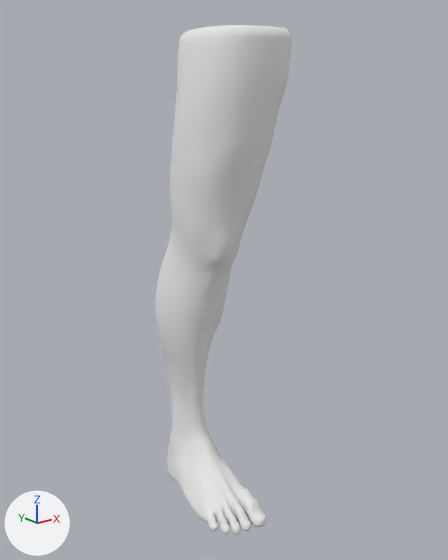
The glTF model frontend/public/models/body_parts/leg_right.glb as it was, and as the next commit left it.
The view is the same before and after, from a 50 mm camera at (-9.61, -10.45, 9.53) aimed at (-1.39, -0.18, 5.42). Lighting does not change. The marker at lower left points along +X, +Y and +Z. The picture after the commit comes second. Where no turn or scale is listed for an object, it has been applied to the vertices.

The first picture shows 'FinalBaseMesh.002'.
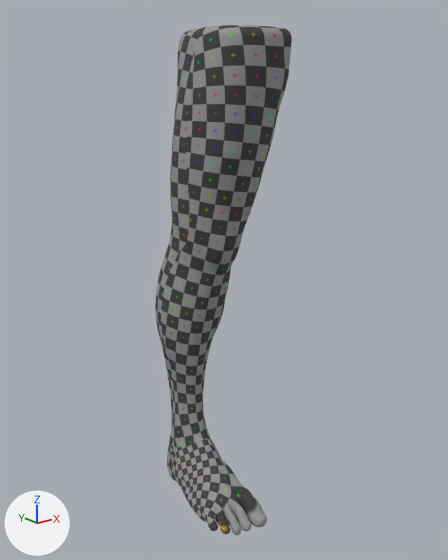
Boxes [x1, y1, x2, y2] around the edits, measured in the pictures (448 x 560 px; the box of a moved part takes in the faces that stretch with it):
'FinalBaseMesh.002', surface changed (white to grey): [155, 25, 292, 535] in both
part 1 of me_finalbasemesh_002, moved or reshaped: [180, 474, 240, 519] in both

The change, as a list of edits to the scene's bpy script:
```text
Add img_untitled:
    img_untitled = load_image('Untitled', '_unpacked/Untitled', 1024, 1024, 'sRGB')
Change mat_default:
    remove mat_default.base_color = (0.8, 0.8, 0.8)  # white #e7e7e7
    add mat_default.texture = img_untitled
Change me_finalbasemesh_002:
    where me_finalbasemesh_002.from_pydata(...)  # 5240 vertices, 10476 faces; spans x -2.64..-0.12, y -1.92..1.46, z -0.06..10.56
    used by ob_finalbasemesh_002; location = (0.0, 0.0, 0.06)
    me_finalbasemesh_002 part 1
    96 faces are deleted
    96 new faces join them
```
